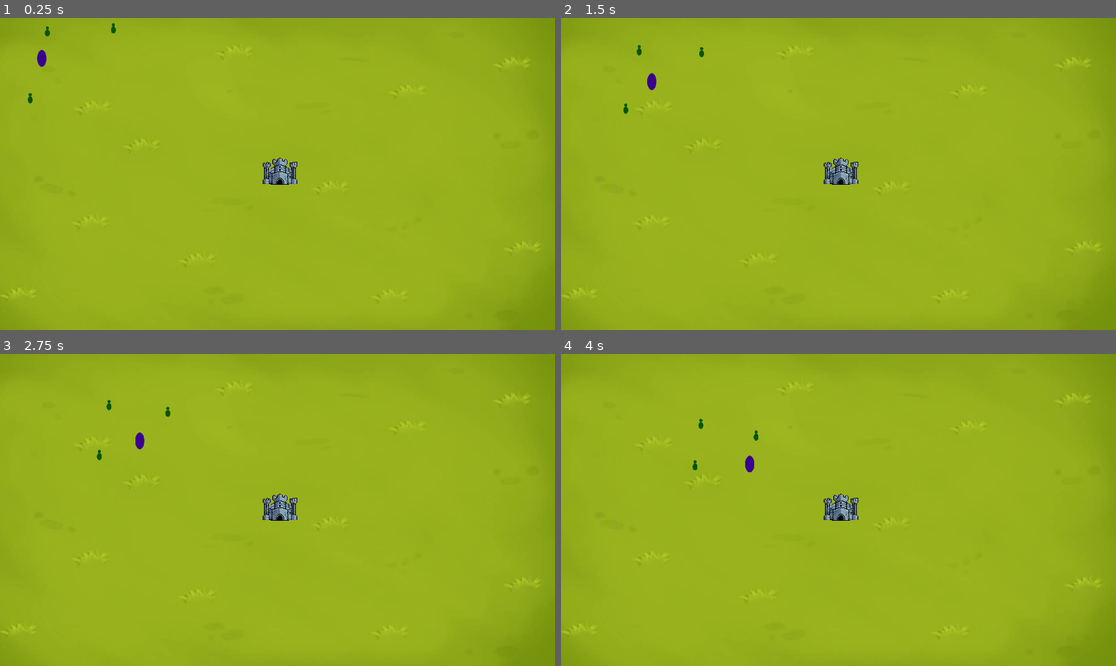
Above: before the commit, frames 1-4 (two rows, left to right).
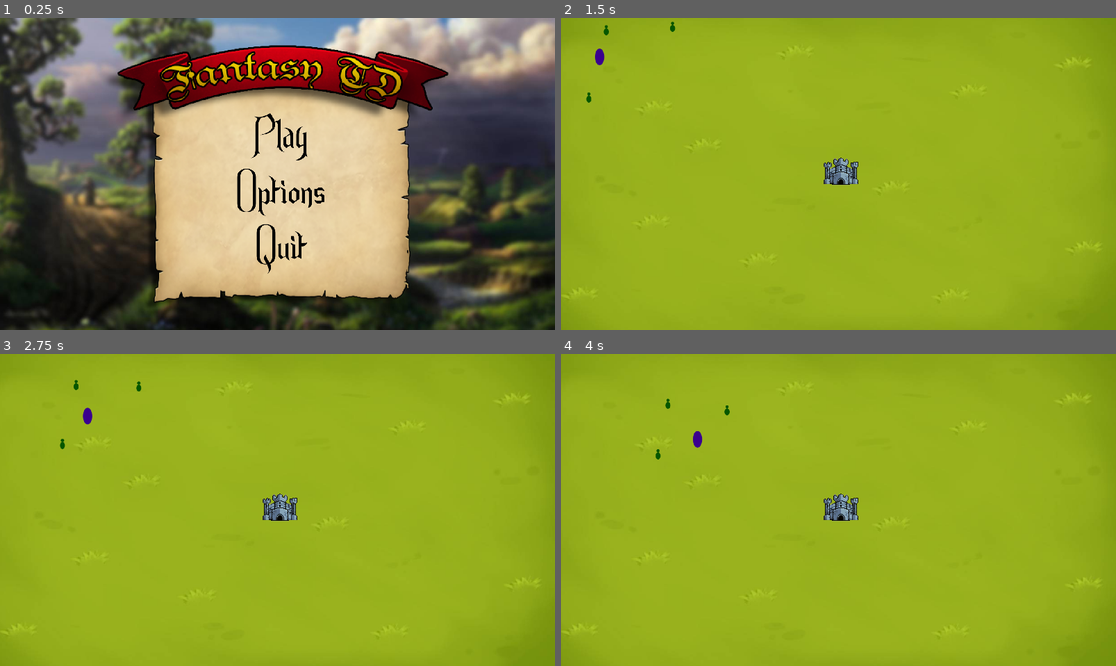
Above: after the commit, the same moments.

Repository: therealallaner/Fantasy-Tower-Defense
Game: Godot game, scene res://Scenes/main_menu.tscn
The game is run twice, just before and just after one commit, with the same random seed, the same clock (stepped at 60 frames per second) and the same inputs. Before the commit the project starts from res://Scenes/node_2d.tscn.
Inputs (mouse positions are in pixels of both pictures, inside the frame that each line leads up to):
- Up to frame 1 (0.25 s): no input
- Up to frame 2 (1.5 s): click (844, 192) at 0.5 s, where only the run after the commit has a clickable "Options"; click (844, 136) at 1.25 s, where only the run after the commit has a clickable "Play"
- Up to frame 3 (2.75 s): no input
- Up to frame 4 (4 s): no input

The runs differ from the first frame. In frame 1, 100% of the frame differs, in the area x 0-100%, y 0-100%; in frame 2, 0.3%; in frame 3, 0.3%; in frame 4, 0.3%.

Commit message:
Added Main Menu

Diff:
--- /dev/null
+++ b/Assets/UI/Themes/new_theme.tres
@@ -0,0 +1,7 @@
+[gd_resource type="Theme" load_steps=2 format=3 uid="uid://bbu7b6vmdt6rg"]
+
+[ext_resource type="FontFile" uid="uid://c8skky76f84yf" path="res://Assets/Fonts/endor (1)/ENDOR___.ttf" id="1_0mrih"]
+
+[resource]
+default_font = ExtResource("1_0mrih")
+default_font_size = 100
--- /dev/null
+++ b/Scenes/main_menu.tscn
@@ -0,0 +1,62 @@
+[gd_scene load_steps=9 format=3 uid="uid://dr813yy1g2r72"]
+
+[ext_resource type="Script" path="res://Scripts/main_menu.gd" id="1_dcpqo"]
+[ext_resource type="Texture2D" uid="uid://dmroa0bn4whdh" path="res://Assets/UI/TestBG (1).jpg" id="1_mxwqa"]
+[ext_resource type="Texture2D" uid="uid://bsk4ie7qrdyor" path="res://Assets/UI/MainMenuMenuBG.png" id="2_k45ex"]
+[ext_resource type="Texture2D" uid="uid://0dp8wdbyve4j" path="res://Assets/UI/MainMenuTitle.png" id="3_ioeq8"]
+[ext_resource type="Theme" uid="uid://bbu7b6vmdt6rg" path="res://Assets/UI/Themes/new_theme.tres" id="4_8oe7h"]
+
+[sub_resource type="StyleBoxEmpty" id="StyleBoxEmpty_mi7w1"]
+
+[sub_resource type="StyleBoxEmpty" id="StyleBoxEmpty_u4ei4"]
+
+[sub_resource type="StyleBoxEmpty" id="StyleBoxEmpty_cluw7"]
+
+[node name="MainMenu" type="Node2D"]
+script = ExtResource("1_dcpqo")
+
+[node name="TestBg(1)" type="Sprite2D" parent="."]
+position = Vector2(960, 538)
+scale = Vector2(1.52, 1.52)
+texture = ExtResource("1_mxwqa")
+
+[node name="MainMenuMenuBg" type="Sprite2D" parent="."]
+position = Vector2(975, 588)
+scale = Vector2(1, 1.19861)
+texture = ExtResource("2_k45ex")
+
+[node name="MainMenuTitle" type="Sprite2D" parent="."]
+position = Vector2(979, 217)
+scale = Vector2(2, 2)
+texture = ExtResource("3_ioeq8")
+
+[node name="VBoxContainer" type="VBoxContainer" parent="."]
+offset_left = 745.0
+offset_top = 315.0
+offset_right = 1198.0
+offset_bottom = 911.0
+
+[node name="Play" type="Button" parent="VBoxContainer"]
+layout_mode = 2
+theme = ExtResource("4_8oe7h")
+theme_override_colors/font_color = Color(0, 0, 0, 1)
+theme_override_colors/icon_focus_color = Color(0, 0, 0, 1)
+theme_override_styles/normal = SubResource("StyleBoxEmpty_mi7w1")
+text = "Play"
+
+[node name="Options" type="Button" parent="VBoxContainer"]
+layout_mode = 2
+theme = ExtResource("4_8oe7h")
+theme_override_colors/font_color = Color(0, 0, 0, 1)
+theme_override_styles/normal = SubResource("StyleBoxEmpty_u4ei4")
+text = "Options"
+
+[node name="Quit" type="Button" parent="VBoxContainer"]
+layout_mode = 2
+theme = ExtResource("4_8oe7h")
+theme_override_colors/font_color = Color(0, 0, 0, 1)
+theme_override_styles/normal = SubResource("StyleBoxEmpty_cluw7")
+text = "Quit"
+
+[connection signal="pressed" from="VBoxContainer/Play" to="." method="_on_play_pressed"]
+[connection signal="pressed" from="VBoxContainer/Quit" to="." method="_on_quit_pressed"]
--- /dev/null
+++ b/Scripts/main_menu.gd
@@ -0,0 +1,9 @@
+extends Node2D
+
+
+
+func _on_play_pressed():
+	get_tree().change_scene_to_file("res://Scenes/node_2d.tscn")
+
+func _on_quit_pressed():
+	get_tree().quit()
--- a/project.godot
+++ b/project.godot
@@ -11,7 +11,7 @@
 [application]
 
 config/name="Fantasy Tower Defense"
-run/main_scene="res://Scenes/node_2d.tscn"
+run/main_scene="res://Scenes/main_menu.tscn"
 config/features=PackedStringArray("4.1", "Forward Plus")
 config/icon="res://Assets/icon.svg"
 
Binary file added: Assets/Fonts/endor (1)/ENDORALT.ttf
Not shown, added: Assets/Fonts/endor (1)/ENDORALT.ttf.import
Binary file added: Assets/Fonts/endor (1)/ENDOR___.ttf
Not shown, added: Assets/Fonts/endor (1)/ENDOR___.ttf.import
Binary file added: Assets/UI/MainMenuMenuBG.png
Not shown, added: Assets/UI/MainMenuMenuBG.png.import
Binary file added: Assets/UI/MainMenuTitle.png
Not shown, added: Assets/UI/MainMenuTitle.png.import
Binary file added: Assets/UI/MainMenuTitleBanner.png
Not shown, added: Assets/UI/MainMenuTitleBanner.png.import
Binary file added: Assets/UI/TestBG (1).jpg
Not shown, added: Assets/UI/TestBG (1).jpg.import
(and 2 more such lines)
